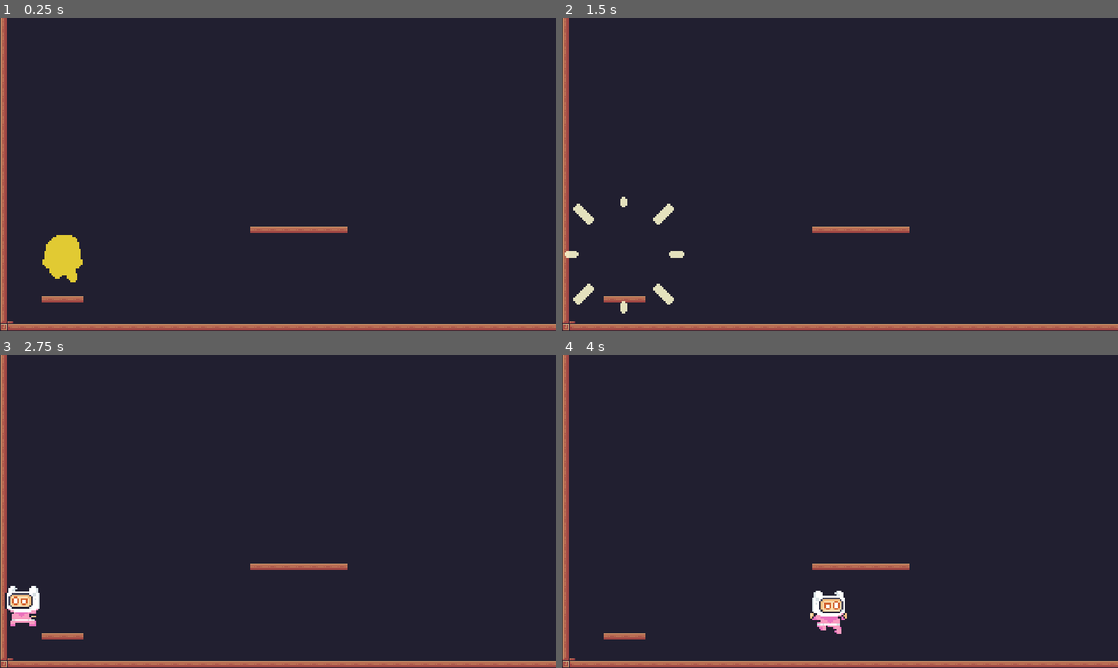
Above: before the commit, frames 1-4 (two rows, left to right).
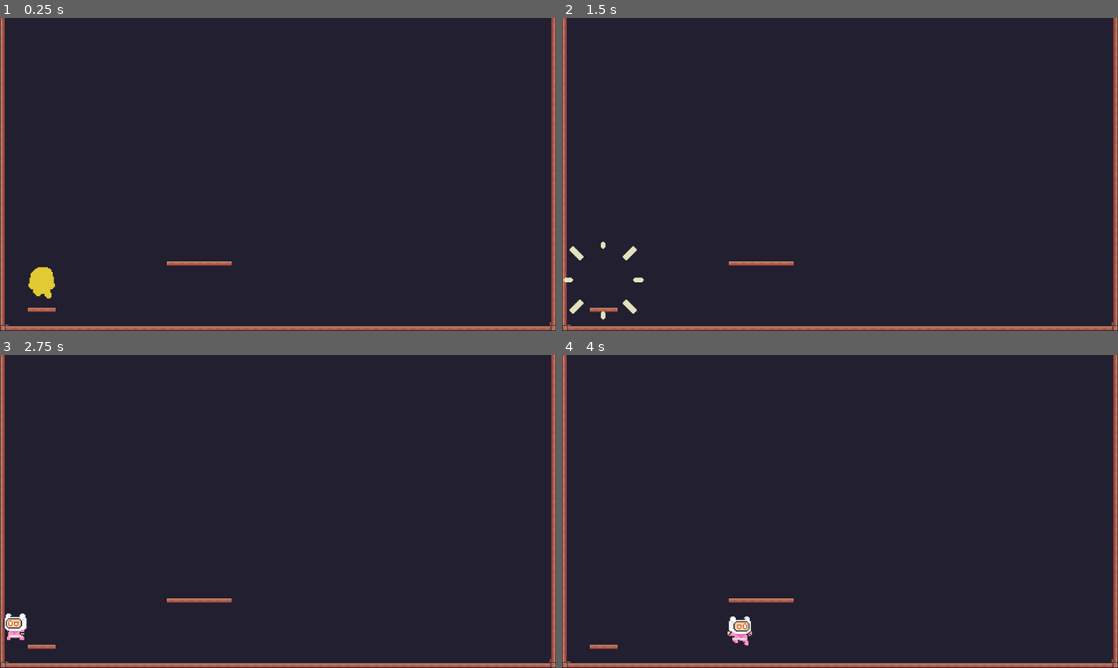
Above: after the commit, the same moments.

Repository: Breno1112/godot_pixel_adventure
Game: Godot game, scene res://scenes/main.tscn
Two runs of this game, one before a commit and one after it. Both use one fixed random seed, a clock stepped at 60 frames per second and the inputs below.
Inputs:
- Up to frame 1 (0.25 s): no input
- Up to frame 2 (1.5 s): hold Ctrl (run) 0.53-1.28 s; hold D (right) from 0.53 s (still down); tap Space (jump) at 0.77 s; tap Ctrl (run) at 1.35 s
- Up to frame 3 (2.75 s): tap Space (jump) at 1.52 s; release D (right) at 2.03 s; hold A (left) from 2.03 s (still down); hold Ctrl (run) from 2.03 s (still down)
- Up to frame 4 (4 s): release A (left) at 2.78 s; release Ctrl (run) at 2.78 s; hold D (right) from 2.78 s (still down); tap Ctrl (run) at 2.85 s; tap Space (jump) at 3.02, 3.77 s; hold Ctrl (run) from 3.53 s (still down)

The runs differ from the first frame. In frame 1, 4.4% of the frame differs, in the area x 0-100%, y 0-100%; in frame 2, 4.1%; in frame 3, 4.0%; in frame 4, 4.2%.

Commit message:
increasing viewport

Diff:
--- a/project.godot
+++ b/project.godot
@@ -18,13 +18,13 @@
 
 [display]
 
-window/size/viewport_width=640
-window/size/viewport_height=360
+window/size/viewport_width=960
+window/size/viewport_height=540
 window/size/mode=3
 window/size/borderless=true
 window/size/window_width_override=1280
 window/size/window_height_override=720
-window/stretch/mode="viewport"
+window/stretch/mode="canvas_items"
 window/stretch/aspect="expand"
 window/stretch/scale_mode="integer"
 
